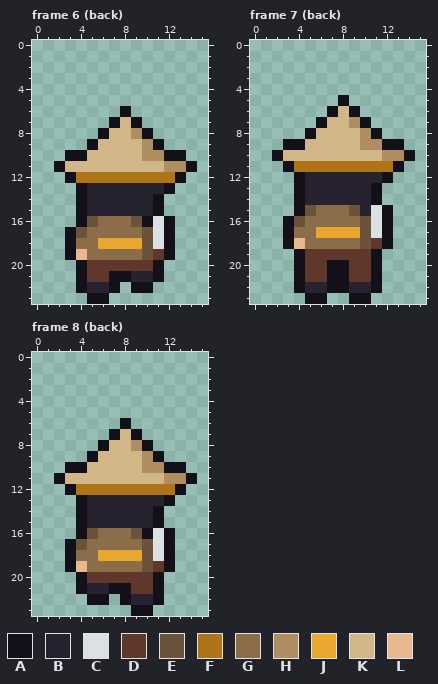
One commit to this pixel-art file: art/bodies/unorthodox.aseprite. The picture above was drawn from the file before the commit.
16x24 pixels, 42 frames. Colours within 5 levels of each other are drawn and written as one. Shown: frame 6 (back), frame 7 (back), frame 8 (back). The commit also changed other frames, which this record leaves out.
Palette (. is transparent): A #14101a  B #26222f  C #dbe0e1  D #5f382b  E #6b523a  F #b07418  G #8c6d4a  H #b08d60  J #e8a830  K #d1b787  L #e8b98e
Pixels before, frame 6 (back), first column x 2:
 6 ......A......
 7 .....AKA.....
 8 ....AKKHA....
 9 ...AKKKKHA...
10 .AAKKKKKHHAA.
11 AKKKKKKKKKHHA
12 .AFFFFFFFFFA.
13 ..ABBBBBBBA..
14 ..ABBBBBBA...
15 ..ABBBBBBA...
16 ..AEGGGEACA..
17 .AEGGGGGECA..
18 .AGGJJJJECA..
19 .ALGGGGGEDA..
20 ..ADDDDDDA...
21 ..ADDAABBA...
22 ..ABBA.AA....
23 ...AA........
Pixels before, frame 7 (back), first column x 2:
 5 ......A......
 6 .....AKA.....
 7 ....AKKHA....
 8 ...AKKKKHA...
 9 .AAKKKKKHHAA.
10 AKKKKKKKKKHHA
11 .AFFFFFFFFFA.
12 ..ABBBBBBBA..
13 ..ABBBBBBA...
14 ..ABBBBBBA...
15 ..AEGGGEBCA..
16 .AEGGGGGECA..
17 .AGGJJJJECA..
18 .ALGGGGGEDA..
19 ..ADDDDDDA...
20 ..ADDAADDA...
21 ..ADDAADDA...
22 ..ABBAABBA...
23 ...AA..AA....
Pixels before, frame 8 (back), first column x 2:
 6 ......A......
 7 .....AKA.....
 8 ....AKKHA....
 9 ...AKKKKHA...
10 .AAKKKKKHHAA.
11 AKKKKKKKKKHHA
12 .AFFFFFFFFFA.
13 ..ABBBBBBBA..
14 ..ABBBBBBA...
15 ..ABBBBBBA...
16 ..AEGGGEACA..
17 .AEGGGGGECA..
18 .AGGJJJJECA..
19 .ALGGGGGEDA..
20 ..ADDDDDDA...
21 ..ABBAADDA...
22 ...AA.ABBA...
23 .......AA....
Once edited:
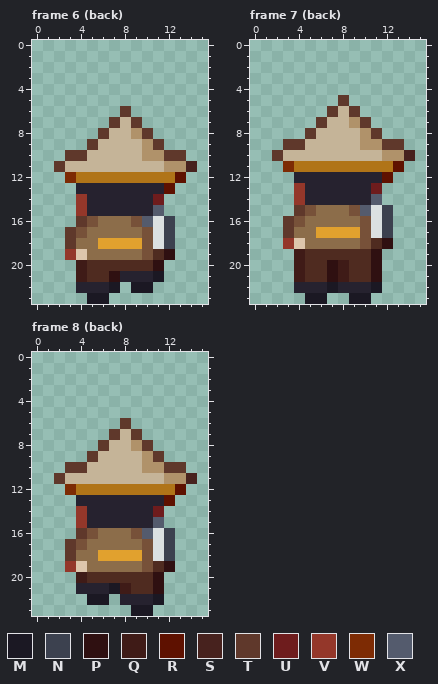
Colours new in this view: M #1b1823  N #3c414f  P #2f1011  Q #3f1b17  R #5e1100  S #47221e  T #5f382b  U #6e1c1d  V #94372a  W #7d2b04  X #545b6d
The exact change:
colour D: #5f382b -> #4f2b20
colour E: #6b523a -> #775139
colour H: #b08d60 -> #b0926a
colour J: #e8a830 -> #e1a12e
colour K: #d1b787 -> #c5b498
colour L: #e8b98e -> #ddc6ac
Frame 6 (back):
y 6: x 8 A -> T
y 7: x 7 A -> T; x 9 A -> T
y 8: x 6 A -> T; x 10 A -> T
y 9: x 5 A -> T; x 11 A -> T
y 10: x 3..4 AA -> TT; x 12..13 AA -> TT
y 11: x 2 A -> T; x 14 A -> S
y 12: x 3 A -> W; x 13 A -> R
y 13: x 4 A -> B; x 12 A -> R
y 14: x 4 A -> V; x 11 A -> U
y 15: x 4 A -> V; x 11 A -> X
y 16: x 4 A -> T; x 10 A -> X; x 12 A -> N
y 17..18: x 3 A -> T; x 12 A -> N
y 19: x 3 A -> V; x 12 A -> P
y 20: x 4 A -> Q; x 11 A -> P
y 21: x 4 A -> Q; x 7..8 AA -> PB; x 11 A -> M
y 22: x 4 A -> B; x 7 A -> M; x 9..10 AA -> MM
y 23: x 5..6 AA -> MM
Frame 7 (back):
y 5: x 8 A -> T
y 6: x 7 A -> T; x 9 A -> T
y 7: x 6 A -> T; x 10 A -> T
y 8: x 5 A -> T; x 11 A -> T
y 9: x 3..4 AA -> TT; x 12..13 AA -> TT
y 10: x 2 A -> T; x 14 A -> S
y 11: x 3 A -> W; x 13 A -> R
y 12: x 4 A -> B; x 12 A -> R
y 13: x 4 A -> V; x 11 A -> U
y 14: x 4 A -> V; x 11 A -> X
y 15: x 4 A -> T; x 10 B -> X; x 12 A -> N
y 16..17: x 3 A -> T; x 12 A -> N
y 18: x 3 A -> V; x 12 A -> P
y 19: x 4 A -> Q; x 11 A -> P
y 20..21: x 4 A -> Q; x 7..8 AA -> PQ; x 11 A -> P
y 22: x 4 A -> B; x 7..8 AA -> MB; x 11 A -> M
y 23: x 5..6 AA -> MM; x 9..10 AA -> MM
Frame 8 (back):
y 6: x 8 A -> T
y 7: x 7 A -> T; x 9 A -> T
y 8: x 6 A -> T; x 10 A -> T
y 9: x 5 A -> T; x 11 A -> T
y 10: x 3..4 AA -> TT; x 12..13 AA -> TT
y 11: x 2 A -> T; x 14 A -> S
y 12: x 3 A -> W; x 13 A -> R
y 13: x 4 A -> B; x 12 A -> R
y 14: x 4 A -> V; x 11 A -> U
y 15: x 4 A -> V; x 11 A -> X
y 16: x 4 A -> T; x 10 A -> X; x 12 A -> N
y 17..18: x 3 A -> T; x 12 A -> N
y 19: x 3 A -> V; x 12 A -> P
y 20: x 4 A -> Q; x 11 A -> P
y 21: x 4 A -> B; x 7..8 AA -> MQ; x 11 A -> P
y 22: x 5..6 AA -> MM; x 8 A -> B; x 11 A -> M
y 23: x 9..10 AA -> MM
Changed places in both pictures, as pixel boxes (x1, y1, x2, y2):
changed: (54, 106, 197, 304)
changed: (272, 95, 415, 304)
changed: (54, 418, 197, 616)
